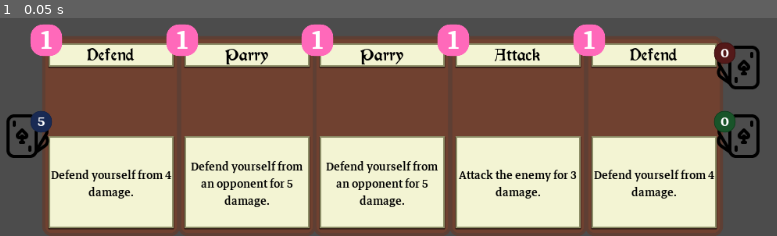
Above: before the commit, frame 1.
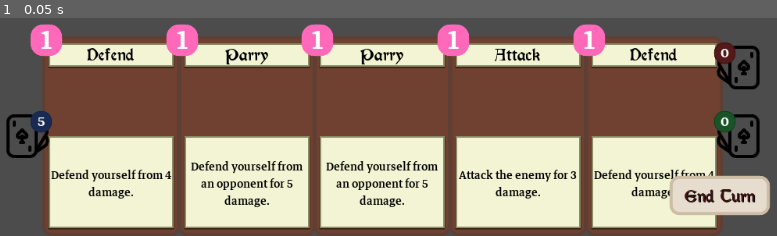
Above: after the commit, the same moment.

Repository: Maaack/Battle-Deck-Energy
Game: Godot game, scene res://Scenes/Main.tscn
Two runs of this game, one before a commit and one after it. Both use one fixed random seed, a clock stepped at 60 frames per second and the inputs below.
Inputs:
- Up to frame 1 (0.05 s): no input

The runs differ from the first frame. In frame 1, 1.7% of the frame differs, in the area x 86-100%, y 72-91%.

Commit message:
BATL-01: Started End Turn button.

Diff:
--- /dev/null
+++ b/Scenes/HUD/Buttons/EndTurn/EndTurnButton.tscn
@@ -0,0 +1,67 @@
+[gd_scene load_steps=3 format=2]
+
+[ext_resource path="res://Themes/Fonts/morris_roman_24pt.tres" type="DynamicFont" id=1]
+
+[sub_resource type="StyleBoxFlat" id=1]
+bg_color = Color( 0.901961, 0.866667, 0.807843, 1 )
+border_width_left = 4
+border_width_top = 4
+border_width_right = 4
+border_width_bottom = 4
+border_color = Color( 0.800781, 0.740957, 0.641251, 1 )
+corner_radius_top_left = 12
+corner_radius_top_right = 12
+corner_radius_bottom_right = 12
+corner_radius_bottom_left = 12
+
+[node name="EndTurnButton" type="Control"]
+anchor_left = 1.0
+anchor_top = 1.0
+anchor_right = 1.0
+anchor_bottom = 1.0
+margin_left = -128.0
+margin_top = -50.0
+rect_min_size = Vector2( 128, 50 )
+__meta__ = {
+"_edit_use_anchors_": false
+}
+
+[node name="Panel" type="Panel" parent="."]
+anchor_right = 1.0
+anchor_bottom = 1.0
+custom_styles/panel = SubResource( 1 )
+__meta__ = {
+"_edit_use_anchors_": false
+}
+
+[node name="MarginContainer" type="MarginContainer" parent="Panel"]
+anchor_right = 1.0
+anchor_bottom = 1.0
+custom_constants/margin_right = 5
+custom_constants/margin_top = 5
+custom_constants/margin_left = 5
+custom_constants/margin_bottom = 5
+__meta__ = {
+"_edit_use_anchors_": false
+}
+
+[node name="Control" type="Control" parent="Panel/MarginContainer"]
+margin_left = 5.0
+margin_top = 5.0
+margin_right = 123.0
+margin_bottom = 45.0
+
+[node name="Label" type="Label" parent="Panel/MarginContainer/Control"]
+anchor_right = 1.0
+anchor_bottom = 1.0
+custom_fonts/font = ExtResource( 1 )
+custom_colors/font_color = Color( 0.235294, 0.0705882, 0.0705882, 1 )
+custom_colors/font_color_shadow = Color( 0, 0, 0, 1 )
+custom_constants/shadow_offset_x = 1
+custom_constants/shadow_offset_y = 1
+text = "End Turn"
+align = 1
+valign = 1
+__meta__ = {
+"_edit_use_anchors_": false
+}
--- a/Scenes/HUD/HUD.tscn
+++ b/Scenes/HUD/HUD.tscn
@@ -1,9 +1,10 @@
-[gd_scene load_steps=6 format=2]
+[gd_scene load_steps=7 format=2]
 
 [ext_resource path="res://Scenes/HUD/Decks/DrawPile.tscn" type="PackedScene" id=1]
 [ext_resource path="res://Scenes/HUD/HUD.gd" type="Script" id=2]
 [ext_resource path="res://Scenes/HUD/Decks/ExhaustPile.tscn" type="PackedScene" id=3]
 [ext_resource path="res://Scenes/HUD/Decks/DiscardPile.tscn" type="PackedScene" id=4]
+[ext_resource path="res://Scenes/HUD/Buttons/EndTurn/EndTurnButton.tscn" type="PackedScene" id=5]
 [ext_resource path="res://Scenes/HUD/Hand/Hand.tscn" type="PackedScene" id=9]
 
 [node name="HUD" type="Control"]
@@ -71,3 +72,9 @@
 margin_top = 0.409729
 margin_right = -24.4935
 margin_bottom = -183.59
+
+[node name="EndTurnButton" parent="." instance=ExtResource( 5 )]
+margin_left = -145.353
+margin_top = -76.6968
+margin_right = -17.3529
+margin_bottom = -26.6968
